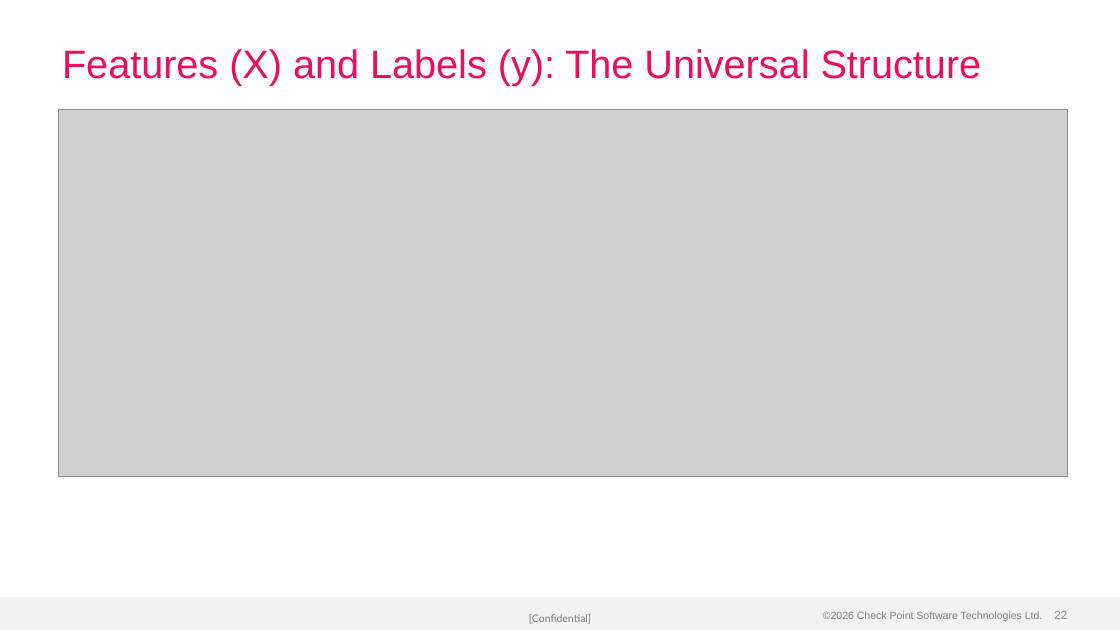
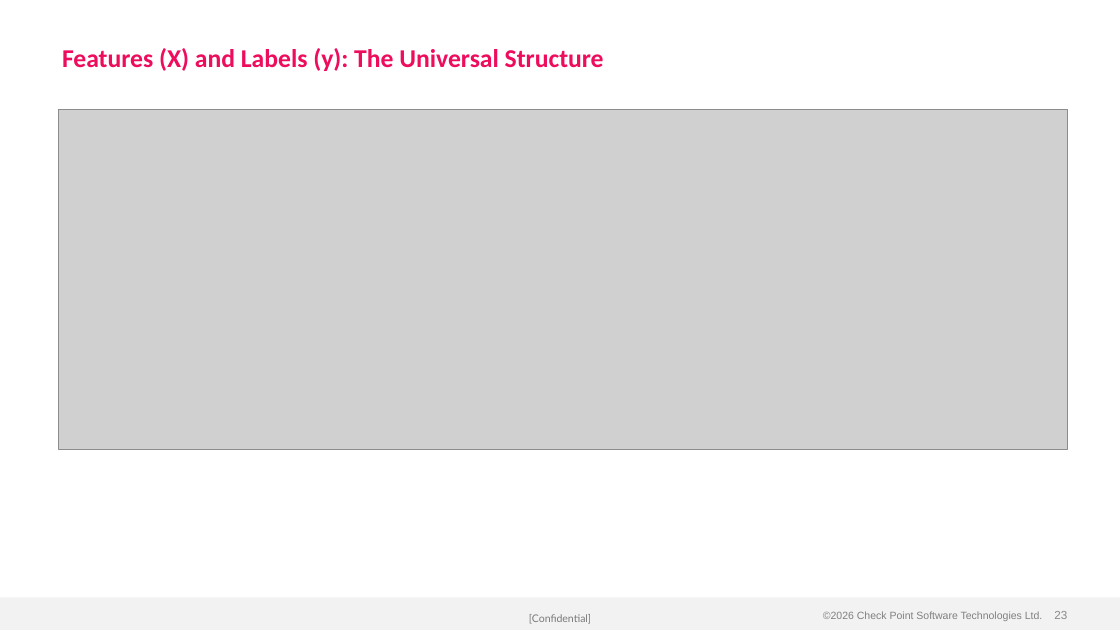
Before and after one commit to alshawwaf/ai-basic-training, a slide deck: slide 23 of stage1_classic_ml/01_what_is_ml/Lecture-1-What-is-ML.pptx (slide 22 before the commit). Drawn at 1120x630 pixels with LibreOffice and Linux fonts; fonts in the diff are those of the drawing; grey boxes stand for pictures; background and template pictures are left out. Boxes give left, top, right and bottom in pixels: in the first picture for what was removed or moved away, otherwise in the second. Text is boxed around its words. In the diff, an @@ line names an element or a change of style, - is before the commit and + after.

Commit message:
Apply Calibri font and bold headers to all 17 lectures; improve Lecture 1
- All lectures: switched every text run to Calibri, made slide titles bold
- Lecture 1: rebuilt with 29 slides (was 28), 14 images (was 13)
  - Added new Real-World Example slide (phishing URL detection pipeline)
  - Improved vocabulary slide with bold term/definition formatting
  - Better bullet hierarchy with colour-coded categories
  - All matplotlib charts regenerated with Calibri labels

```diff
--- a/stage1_classic_ml/01_what_is_ml/Lecture-1-What-is-ML.pptx
+++ b/stage1_classic_ml/01_what_is_ml/Lecture-1-What-is-ML.pptx
@@ title "Features (X) and Labels (y): ..." at (62, 48, 604, 71): size 34 to 22 pt, font Arial to Calibri, bold on @@
@@ picture: place and size @@
-picture at (59, 109, 1067, 477)
+picture at (59, 109, 1067, 450)
```
Also in this commit, not shown: 27 other slides changed, 1 slide added, 16 other files.
